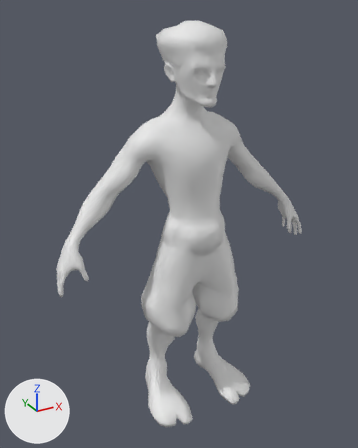
An edit to the Blender file Blender/Characters/elf.blend, drawn before and after from the same camera.
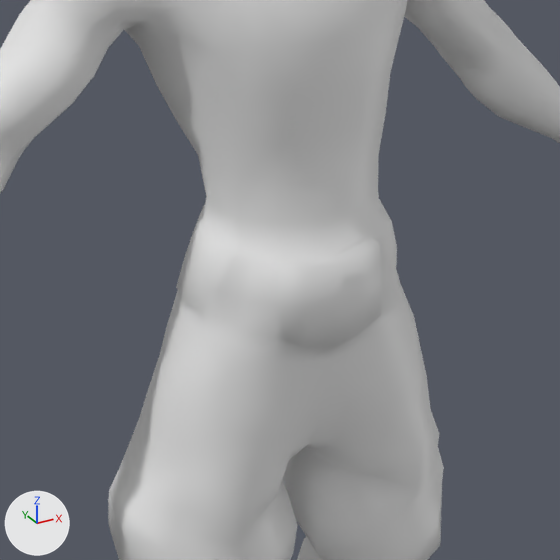
Each version appears first whole from a 50 mm lens placed at (-1.07, -1.834, 1.879), pointed at (-0.054, 0.012, 0.956), and next in a close-up on the part from 31% to 76% of the width and 34% to 70% of the height. The lights are fixed; the arrows at lower left show +X, +Y and +Z. Materials are left out; every surface is plain grey.

The first close-up shows 'Body_Mesh'.
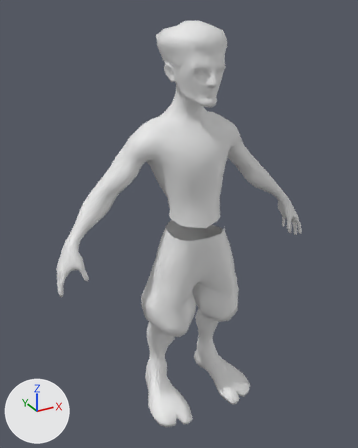
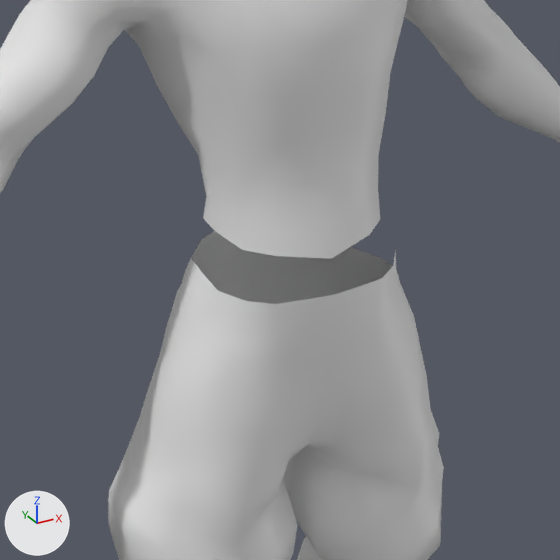
What differs and where, as boxes [x1, y1, x2, y2] in the close-ups (560 x 560 px):
part 1 of me_body_mesh, cut back: before [176, 199, 397, 364]; after [178, 231, 393, 364]

What changed in the scene script:
```text
Change me_body_mesh:
    used by ob_body_mesh; location = (0.0, 0.005, 0.0); scale = (0.01, 0.01, 0.01)
    remove me_body_mesh.from_pydata(...)  # 2788 vertices, 5546 faces; spans x -65.0..65.0, y -25.0..16.0, z 0.0..183.0
    add me_body_mesh.from_pydata(...)  # 2737 vertices, 5397 faces; spans x -65.0..65.0, y -25.0..16.0, z 0.0..183.0
    me_body_mesh part 1
    60 vertices are removed from x -15.0..15.0, y -16.0..8.0, z 86.0..102.0
    174 faces are deleted
    4 vertices move from x -14.0..15.0, y -14.0..2.0, z 86.0..91.0 to x -13.0..15.0, y -15.0..1.0, z 89.0..93.0
    9 vertices are added at x -14.0..4.0, y -15.0..5.0, z 89.0..96.0
    25 new faces join them
```
